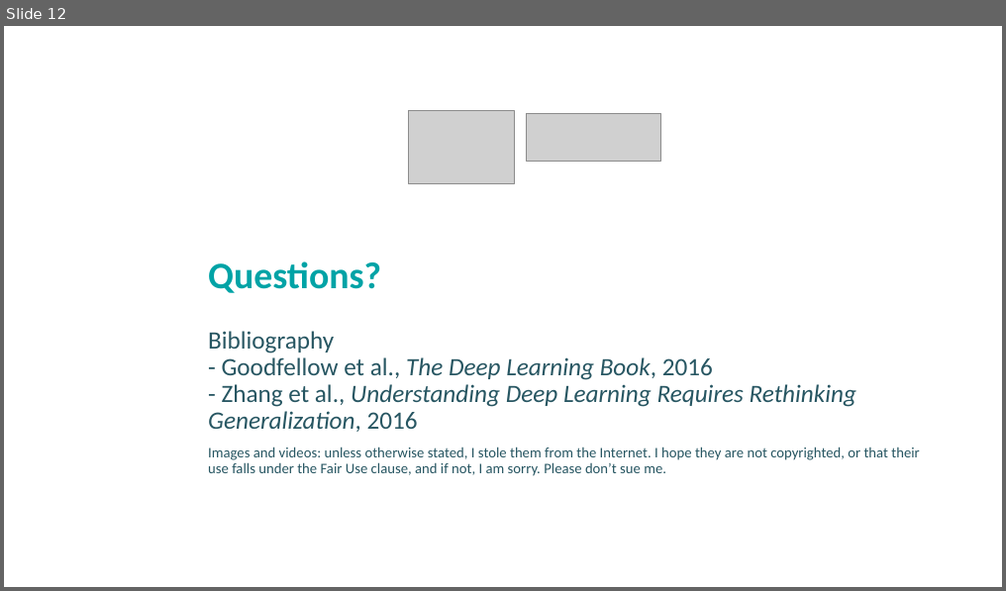
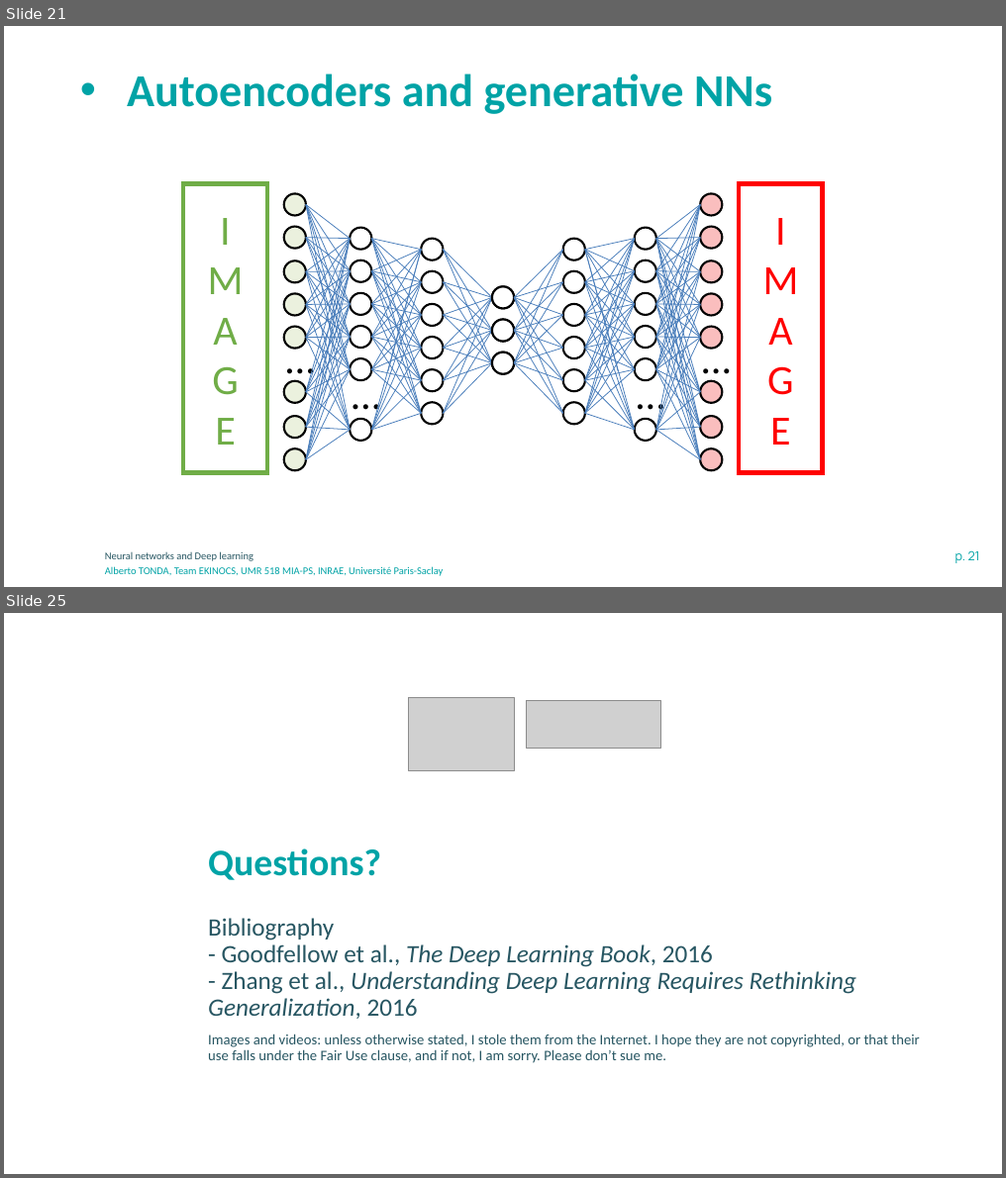
Before and after one commit to albertotonda/teaching, a slide deck: optimization-methods-for-artificial-intelligence/ml-neural-networks.pptx. Shown one above the other, each under a label of ours: slide 12 before the commit, slides 21 and 25 after it; the slides between them are not shown. The pictures are 1006x591 and 1006x1178 pixels, drawn with LibreOffice and Linux fonts; fonts in the diff are those of the drawing; grey boxes stand for pictures; background and template pictures are left out. Boxes give left, top, right and bottom in pixels: in the first picture for what was removed or moved away, otherwise in the second. Text is boxed around its words. In the diff, an @@ line names an element or a change of style, - is before the commit and + after.

```diff
--- a/optimization-methods-for-artificial-intelligence/ml-neural-networks.pptx
+++ b/optimization-methods-for-artificial-intelligence/ml-neural-networks.pptx
@@ slide 21 added at (4,26,1002,587), background #FFFFFF @@
@@ title added at (127,74,772,114), 44 pt, text #00A3A6, bold @@
+• Autoencoders and generative NNs
@@ rectangle added at (183,184,267,472), fill #FFFFFF, outline #70AD47 4.5 pt, 40 pt, text #70AD47 @@
+I
+M
+A
+G
+E
@@ rectangle added at (740,184,823,472), fill #FFFFFF, outline #FF0000 4.5 pt, 40 pt, text #FF0000 @@
+I
+M
+A
+G
+E
@@ group added at (279,193,728,471): 202 lines, 46 ellipses, 4 texts @@
+…
+…
+…
+…
@@ text added at (105,552,253,562), 10 pt, text #275662 @@
+Neural networks and Deep learning
@@ page number added at (955,551,980,564), 12 pt, text #00A3A6 @@
+p. 21
@@ text added at (105,567,444,576), 10 pt, text #00A3A6 @@
+Alberto TONDA, Team EKINOCS, UMR 518 MIA-PS, INRAE, Université Paris-Saclay
@@ what was slide 12 is now slide 25 @@
```
Also in this commit, not shown: 10 slides changed, 12 other slides added, 3 other files.
